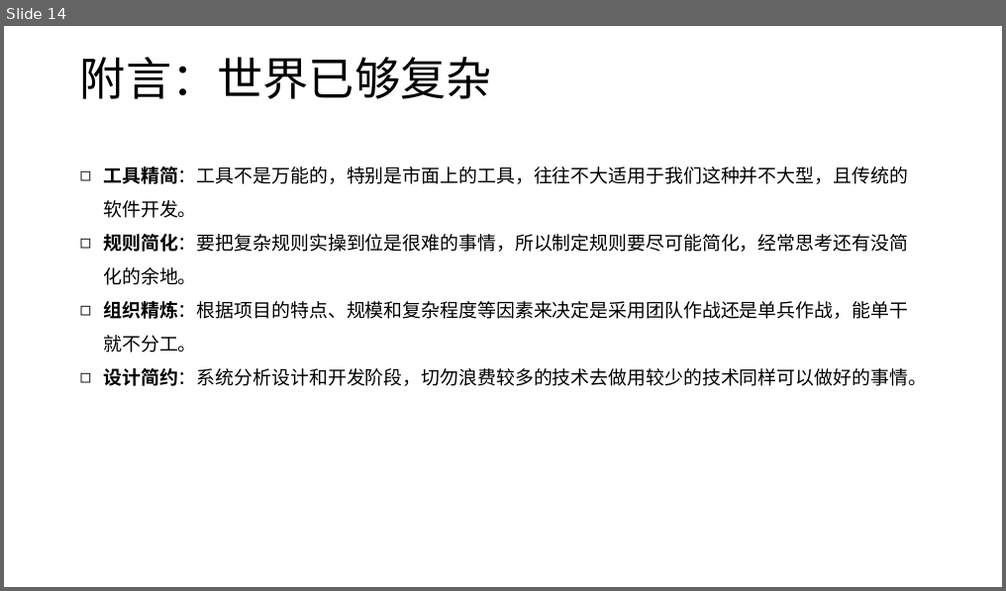
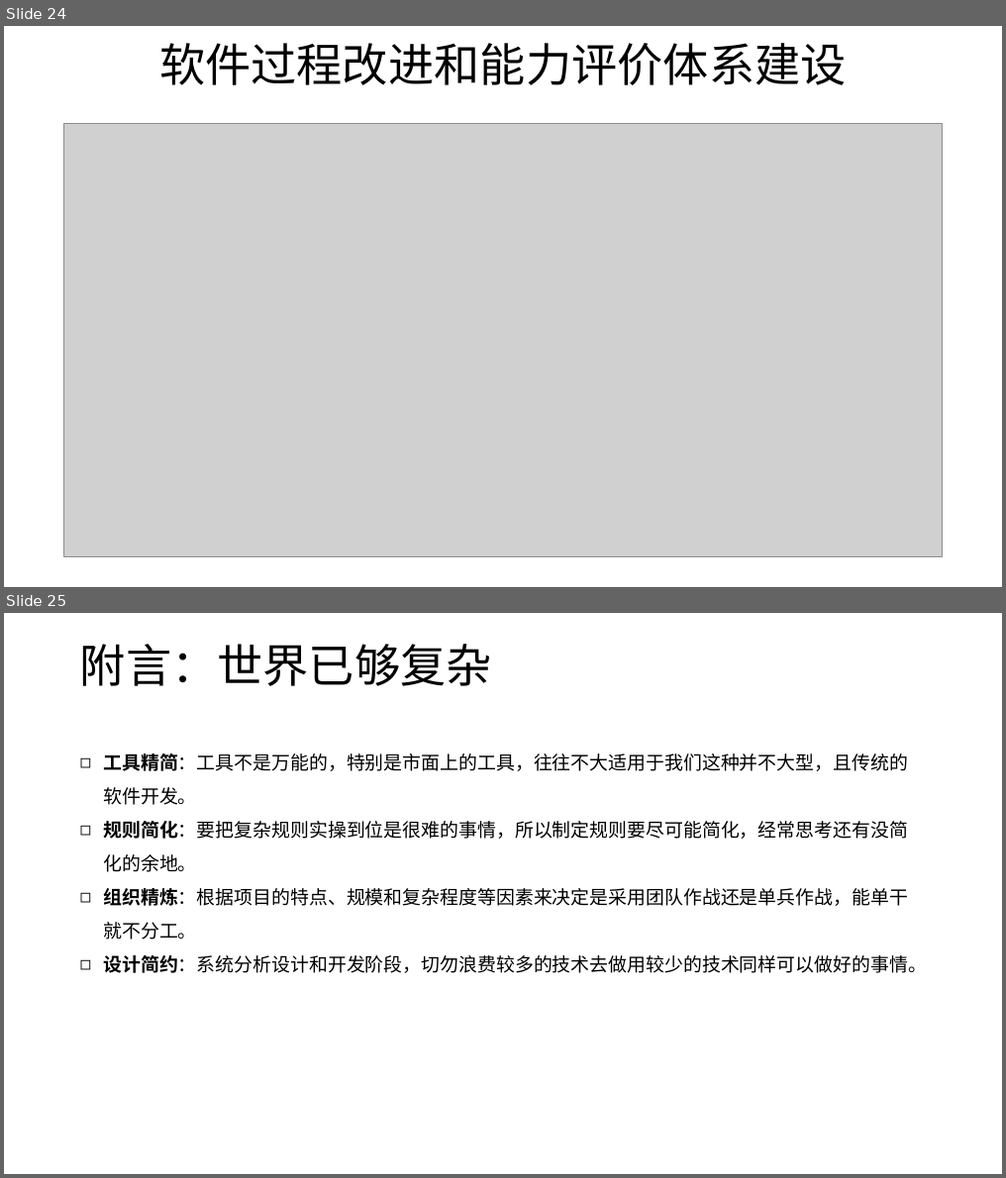
Before and after one commit to phenixiii/software-engineering-technology, a slide deck: ISO/作业指导书/00软件实现和服务提供作业指导书.pptx. Shown one above the other, each under a label of ours: slide 14 before the commit, slides 24 and 25 after it. The pictures are 1006x591 and 1006x1178 pixels, drawn with LibreOffice and Linux fonts; fonts in the diff are those of the drawing; grey boxes stand for pictures. Boxes give left, top, right and bottom in pixels: in the first picture for what was removed or moved away, otherwise in the second. Text is boxed around its words. In the diff, an @@ line names an element or a change of style, - is before the commit and + after.

```diff
--- a/ISO/作业指导书/00软件实现和服务提供作业指导书.pptx
+++ b/ISO/作业指导书/00软件实现和服务提供作业指导书.pptx
@@ slide 24 added at [4, 26, 1002, 587], background #FFFFFF @@
@@ title added at [159, 43, 846, 85], 44 pt, text #000000 @@
+软件过程改进和能力评价体系建设
@@ picture added at [63, 123, 943, 558] @@
@@ what was slide 14 is now slide 25 @@
```
Also in this commit, not shown: 12 slides changed, 10 other slides added, 2 other files.
